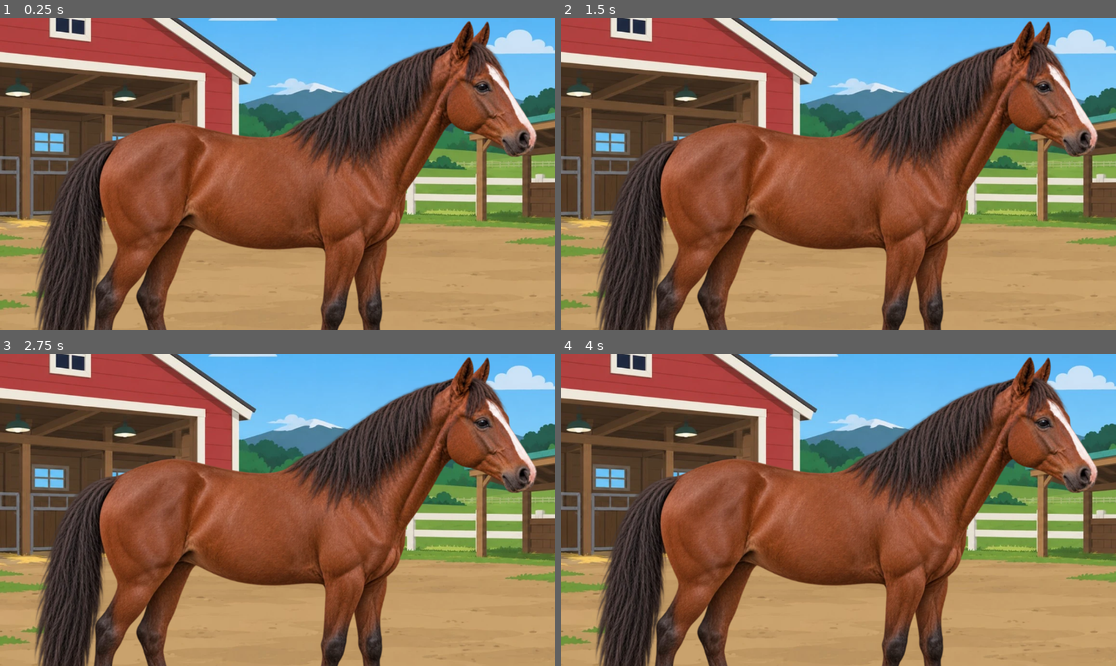
Above: before the commit, frames 1-4 (two rows, left to right).
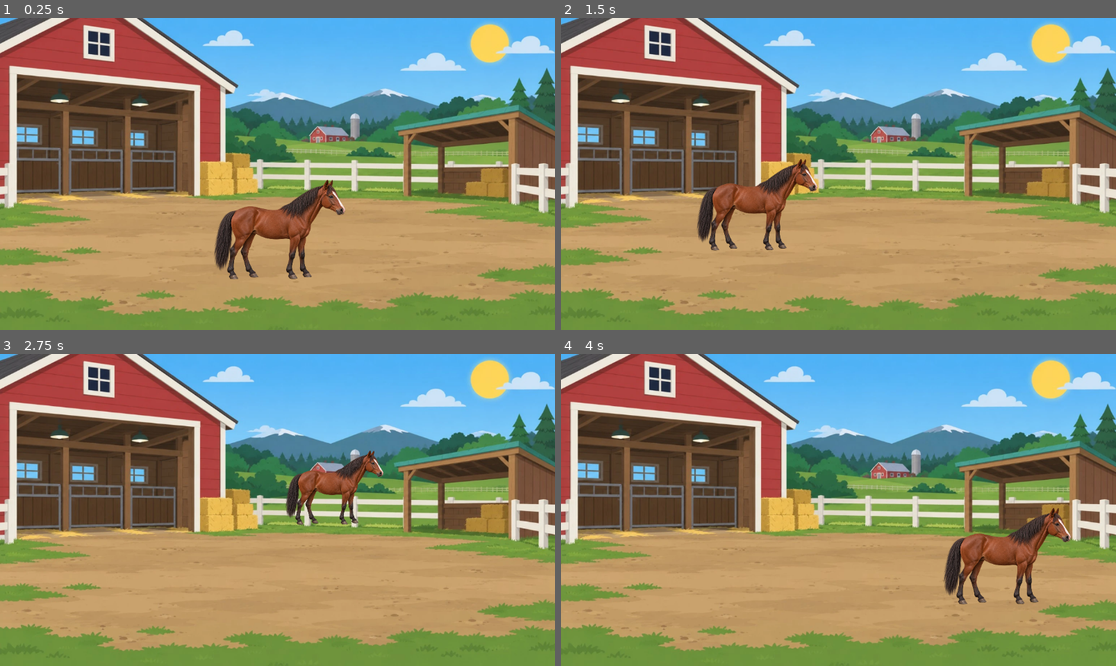
Above: after the commit, the same moments.

Repository: marceldubrig-hash/Pferd-und-Steve
Game: Godot game, scene res://scenes/main.tscn
The game is run twice, just before and just after one commit, with the same random seed, the same clock (stepped at 60 frames per second) and the same inputs.
Inputs (mouse positions are in pixels of both pictures, inside the frame that each line leads up to):
- Up to frame 1 (0.25 s): no input
- Up to frame 2 (1.5 s): tap Enter at 0.5 s; move the mouse to (960, 158) at 0.52 s; click (960, 158) at 0.67 s; tap Space at 1.25 s; drag from (727, 189) to (810, 236) at 1.27 s
- Up to frame 3 (2.75 s): tap Enter at 2 s; move the mouse to (333, 441) at 2.02 s; click (333, 441) at 2.17 s
- Up to frame 4 (4 s): tap Space at 2.75 s; drag from (810, 572) to (672, 463) at 2.77 s; tap Enter at 3.5 s; move the mouse to (1005, 556) at 3.52 s; click (1005, 556) at 3.67 s

The runs differ from the first frame. In frame 1, 68% of the frame differs, in the area x 0-100%, y 0-100%; in frame 2, 68%; in frame 3, 68%; in frame 4, 69%.

Commit message:
Make first farm scene responsive and draggable

Diff:
--- a/scripts/main.gd
+++ b/scripts/main.gd
@@ -4,15 +4,23 @@
 const FARM_NIGHT := "res://assets/backgrounds/farm_night_v01.png"
 const HORSE_MASTER := "res://assets/horse/horse_master_standing_v01.png"
 
+const HORSE_BASE_SCALE := 0.28
+const PLAYFIELD_Y_MIN_RATIO := 0.43
+const PLAYFIELD_Y_MAX_RATIO := 0.92
+
 @onready var background: Sprite2D = $Background
 @onready var horse_root: Node2D = $HorseRoot
 @onready var horse_master: Sprite2D = $HorseRoot/HorseMaster
 
 var is_night := false
+var mouse_dragging := false
+
 
 func _ready() -> void:
+	get_viewport().size_changed.connect(_layout_scene)
 	_load_texture_if_available(background, FARM_DAY)
 	_load_texture_if_available(horse_master, HORSE_MASTER)
+	_layout_scene()
 	_place_horse_initially()
 	_apply_depth_scale()
 
@@ -21,21 +29,48 @@
 	_apply_depth_scale()
 
 
+func _unhandled_input(event: InputEvent) -> void:
+	if event is InputEventScreenTouch:
+		var touch := event as InputEventScreenTouch
+		if touch.pressed:
+			_move_horse_to(touch.position)
+		return
+
+	if event is InputEventScreenDrag:
+		var drag := event as InputEventScreenDrag
+		_move_horse_to(drag.position)
+		return
+
+	if event is InputEventMouseButton:
+		var mouse_button := event as InputEventMouseButton
+		if mouse_button.button_index == MOUSE_BUTTON_LEFT:
+			mouse_dragging = mouse_button.pressed
+			if mouse_button.pressed:
+				_move_horse_to(mouse_button.position)
+		return
+
+	if event is InputEventMouseMotion and mouse_dragging:
+		var mouse_motion := event as InputEventMouseMotion
+		_move_horse_to(mouse_motion.position)
+
+
 func _load_texture_if_available(target: Sprite2D, path: String) -> void:
 	if ResourceLoader.exists(path):
 		target.texture = load(path)
 	else:
-		push_warning("Asset fehlt noch im entpackten Runtime-Pfad: %s" % path)
+		push_warning("Runtime-Asset fehlt: %s" % path)
 
 
 func show_day() -> void:
 	is_night = false
 	_load_texture_if_available(background, FARM_DAY)
+	_layout_scene()
 
 
 func show_night() -> void:
 	is_night = true
 	_load_texture_if_available(background, FARM_NIGHT)
+	_layout_scene()
 
 
 func set_horse_facing_right(facing_right: bool) -> void:
@@ -44,18 +79,52 @@
 
 
 func set_horse_position(new_position: Vector2) -> void:
-	horse_root.position = new_position
+	var size := get_viewport_rect().size
+	var min_y := size.y * PLAYFIELD_Y_MIN_RATIO
+	var max_y := size.y * PLAYFIELD_Y_MAX_RATIO
+
+	horse_root.position = Vector2(
+		clampf(new_position.x, 0.0, size.x),
+		clampf(new_position.y, min_y, max_y)
+	)
 	_apply_depth_scale()
+
+
+func _move_horse_to(target_position: Vector2) -> void:
+	if absf(target_position.x - horse_root.position.x) > 1.0:
+		set_horse_facing_right(target_position.x > horse_root.position.x)
+	set_horse_position(target_position)
+
+
+func _layout_scene() -> void:
+	var size := get_viewport_rect().size
+	background.position = size * 0.5
+
+	if background.texture != null:
+		var texture_size := background.texture.get_size()
+		if texture_size.x > 0.0 and texture_size.y > 0.0:
+			var cover_scale := maxf(
+				size.x / texture_size.x,
+				size.y / texture_size.y
+			)
+			background.scale = Vector2.ONE * cover_scale
+
+	if horse_root.position != Vector2.ZERO:
+		set_horse_position(horse_root.position)
 
 
 func _place_horse_initially() -> void:
 	var size := get_viewport_rect().size
 	if horse_root.position == Vector2.ZERO:
-		horse_root.position = Vector2(size.x * 0.5, size.y * 0.63)
+		set_horse_position(Vector2(size.x * 0.5, size.y * 0.68))
 
 
 func _apply_depth_scale() -> void:
-	var viewport_height := maxf(get_viewport_rect().size.y, 1.0)
-	var normalized_y := clampf(horse_root.position.y / viewport_height, 0.0, 1.0)
-	var scale_factor := lerpf(0.70, 1.30, normalized_y)
-	horse_root.scale = Vector2.ONE * scale_factor
+	var size := get_viewport_rect().size
+	var min_y := size.y * PLAYFIELD_Y_MIN_RATIO
+	var max_y := maxf(size.y * PLAYFIELD_Y_MAX_RATIO, min_y + 1.0)
+	var depth_t := clampf(inverse_lerp(min_y, max_y, horse_root.position.y), 0.0, 1.0)
+	var depth_scale := lerpf(0.75, 1.25, depth_t)
+
+	horse_root.scale = Vector2.ONE * HORSE_BASE_SCALE * depth_scale
+	horse_root.z_index = int(round(horse_root.position.y))
